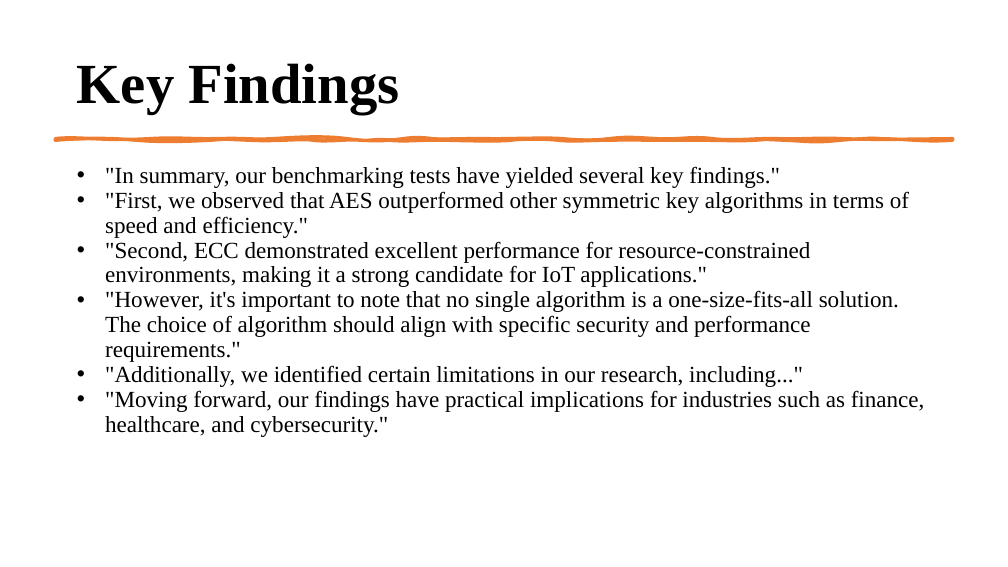
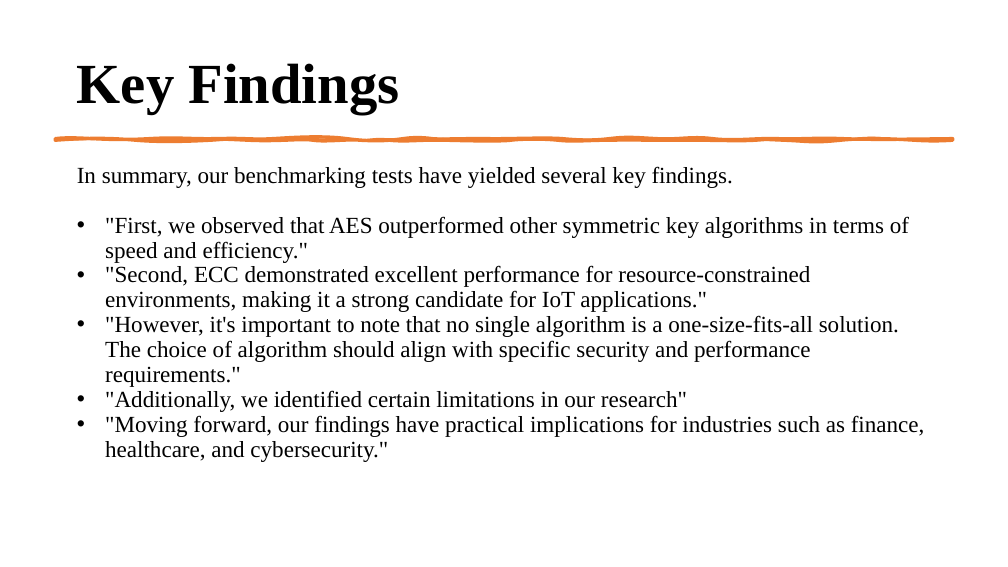
Before and after one commit to MahmudJion/7COM1039-0109-2022---Advanced-Computer-Science-Masters-Project, a slide deck: slide 12 of Presentation/demonstration.pptx. Drawn at 1008x567 pixels with LibreOffice and Linux fonts; fonts in the diff are those of the drawing. Boxes give left, top, right and bottom in pixels: in the first picture for what was removed or moved away, otherwise in the second. Text is boxed around its words. In the diff, an @@ line names an element or a change of style, - is before the commit and + after.

```diff
--- a/Presentation/demonstration.pptx
+++ b/Presentation/demonstration.pptx
@@ text at [77, 166, 733, 188]: text changed @@
-• "In summary, our benchmarking tests have yielded several key findings."
+In summary, our benchmarking tests have yielded several key findings.
@@ text at [105, 390, 687, 412]: text changed @@
-• "Additionally, we identified certain limitations in our research, including..."
+• "Additionally, we identified certain limitations in our research"
```
Also in this commit, not shown: 3 other slides changed.
